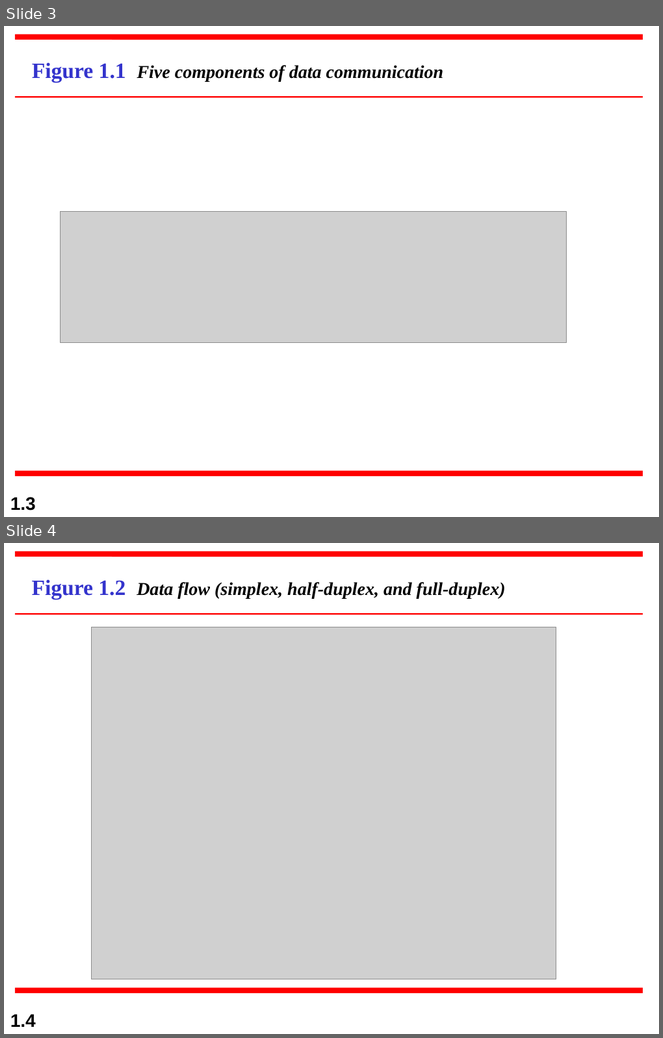
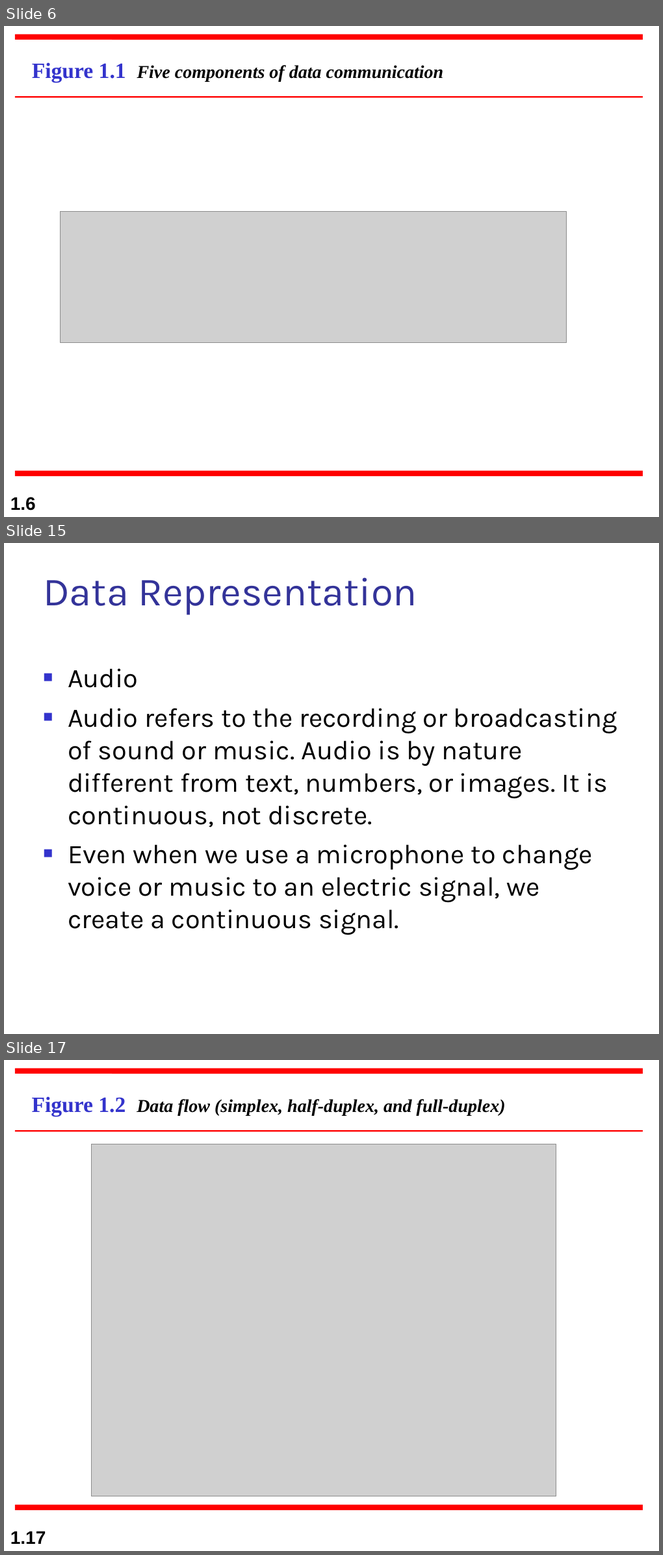
Before and after one commit to primusr/GITFiles, a slide deck: DATA COMM/ch01.ppt. Shown one above the other, each under a label of ours: slides 3 and 4 before the commit, slides 6, 15 and 17 after it; the slides between them are not shown. The pictures are 663x1038 and 663x1555 pixels, drawn with LibreOffice and Linux fonts; fonts in the diff are those of the drawing; grey boxes stand for pictures. Boxes give left, top, right and bottom in pixels: in the first picture for what was removed or moved away, otherwise in the second. Text is boxed around its words. In the diff, an @@ line names an element or a change of style, - is before the commit and + after.

```diff
--- a/DATA COMM/ch01.ppt
+++ b/DATA COMM/ch01.ppt
@@ slide 15 added at [4,543,659,1034], background #FFFFFF @@
@@ title added at [43,577,417,615], 44 pt, text #333399 @@
+Data Representation
@@ text added at [68,668,618,936], 29.6 pt, text #000000 @@
+■ Audio
+■ Audio refers to the recording or broadcasting of sound or music. Audio is by nature different from text, numbers, or images. It is continuous, not discrete.
+■ Even when we use a microphone to change voice or music to an electric signal, we create a continuous signal.
@@ what was slide 3 is now slide 6 @@
@@ page number at [10,497,36,511]: text changed @@
-1.3
+1.6
@@ what was slide 4 is now slide 17 @@
@@ page number at [10,1531,46,1544]: text changed @@
-1.4
+1.17
```
Also in this commit, not shown: 12 other slides added.
